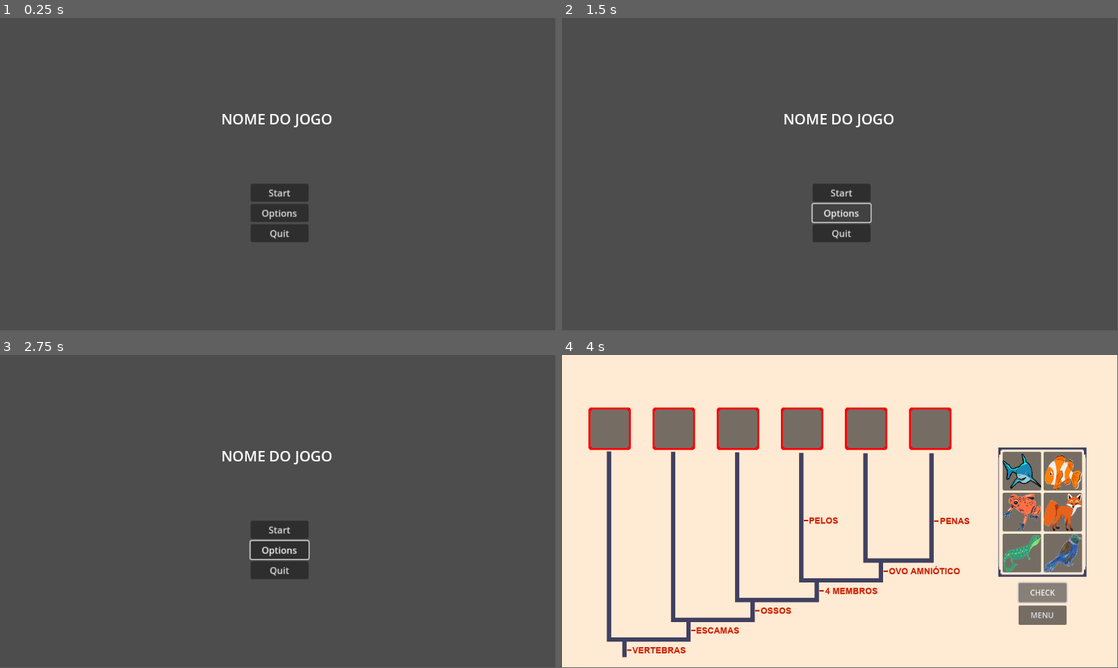
Above: before the commit, frames 1-4 (two rows, left to right).
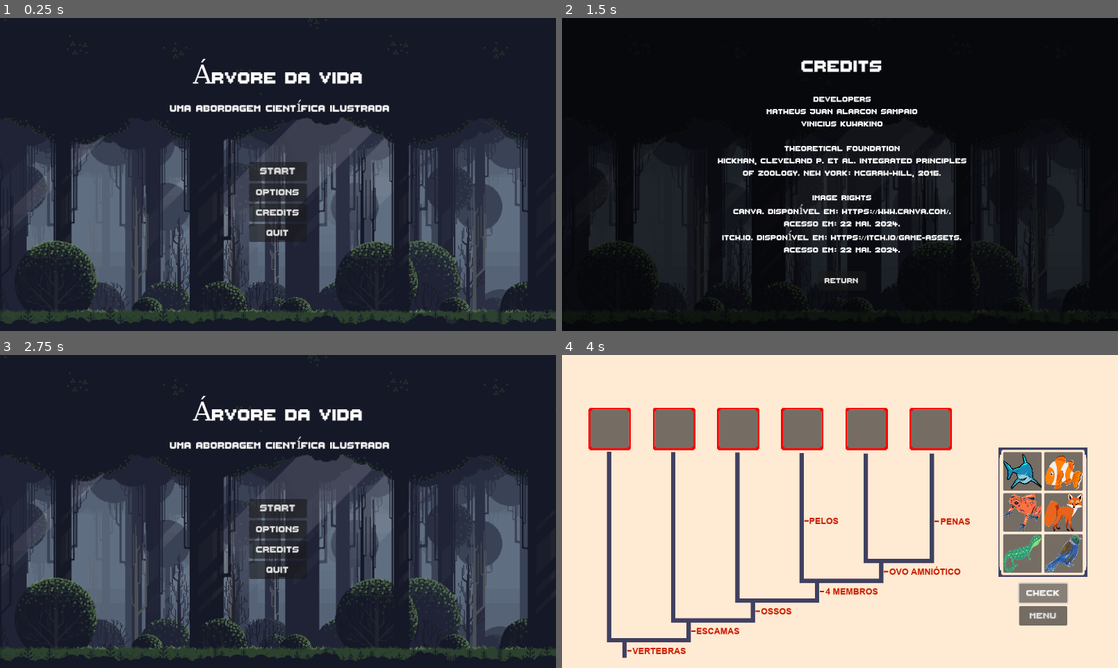
Above: after the commit, the same moments.

Repository: viniciuskuwakino/drag-and-drop-game
Game: Godot game, scene res://Scenes/menu.tscn
Same seed, same stepped clock (60 frames per second), same inputs: the game is played once before the commit and once after it.
Inputs (mouse positions are in pixels of both pictures, inside the frame that each line leads up to):
- Up to frame 1 (0.25 s): no input
- Up to frame 2 (1.5 s): click "Options" at 0.5 s; click (840, 212) at 1.25 s, where only the run after the commit has a clickable "Credits"
- Up to frame 3 (2.75 s): click (278, 617) at 2 s, where only the run after the commit has a clickable "Return"
- Up to frame 4 (4 s): click "Start" at 2.75 s; click "CHECK" at 3.5 s
The window is 799x449 before the commit and 800x450 after it. Grey fills any space a smaller window leaves; there, only what the larger window draws over its background counts as a difference.

The runs differ from the first frame. In frame 1, 87% of the frame differs, in the area x 0-100%, y 0-100%; in frame 2, 99%; in frame 3, 88%; in frame 4, 4.7%.

Commit message:
Final teste piloto

Diff:
--- a/drag-and-drop-juan/Button.gd
+++ b/drag-and-drop-juan/Button.gd
@@ -1,5 +1,7 @@
 extends Button
 
+@onready var congratsPanel = get_node("%CongratsPanel")
+@onready var coverPanel = get_node("%CoverPanel")
 
 # Called when the node enters the scene tree for the first time.
 func _ready():
@@ -13,16 +15,19 @@
 
 func _on_pressed():
 	var node = get_tree().get_nodes_in_group("check")
-	#node[0].wrong_answer()
-	#node[1].right_answer()
+	var count = 0
 	for i in range(len(node)):
-		#print(node[i].get_image_name())
-		#print(ImgData.get_img_name(i))
 		if node[i].get_image_name() == ImgData.get_img_name(i):
 			node[i].right_answer()
+			count += 1
 		else:
 			node[i].wrong_answer()
 
-		print(node[i].get_image_name())
-		#print("Especie: " + i.name)
-		#print("ID imagem: " + str(i.id_image) + ", ID box: " + str(i.boxId))
+		#print(node[i].get_image_name())
+		if count == len(node):
+			congratsPanel.visible = true
+			coverPanel.visible = true
+			var tween = congratsPanel.create_tween()
+			tween.tween_property(congratsPanel, "position", Vector2(350,200), 0.2).set_trans(Tween.TRANS_QUINT).set_ease(Tween.EASE_IN)
+			tween.play()
+			#print("VENCEU")
--- /dev/null
+++ b/drag-and-drop-juan/Fases/fase_1.gd
@@ -0,0 +1,19 @@
+extends Node2D
+
+@onready var congratsPanel = get_node("%CongratsPanel")
+@onready var coverPanel = get_node("%CoverPanel")
+
+# Called when the node enters the scene tree for the first time.
+func _ready():
+	congratsPanel.visible = false
+	coverPanel.visible = false
+
+
+# Called every frame. 'delta' is the elapsed time since the previous frame.
+func _process(delta):
+	pass
+
+
+func _on_return_menu_pressed():
+	#print("PERTOU")
+	get_tree().change_scene_to_file("res://Scenes/menu.tscn")
--- a/drag-and-drop-juan/Fases/fase_1.tscn
+++ b/drag-and-drop-juan/Fases/fase_1.tscn
@@ -1,9 +1,11 @@
-[gd_scene load_steps=12 format=3 uid="uid://dayt2wbu0wj6g"]
-
+[gd_scene load_steps=16 format=3 uid="uid://dayt2wbu0wj6g"]
+
+[ext_resource type="Script" path="res://Fases/fase_1.gd" id="1_fp30s"]
 [ext_resource type="Texture2D" uid="uid://cq6sx5ukuid33" path="res://Assets/nv1.png" id="1_ocumv"]
 [ext_resource type="PackedScene" uid="uid://ciif5xuu6ukdr" path="res://Button/button.tscn" id="2_8o162"]
 [ext_resource type="Texture2D" uid="uid://bppbogyrwymny" path="res://Assets/tubarao.png" id="3_b248m"]
 [ext_resource type="PackedScene" uid="uid://55sd2c34k0lt" path="res://Button/button_back_menu.tscn" id="3_i7t0j"]
+[ext_resource type="FontFile" uid="uid://yckt2g0lqvmo" path="res://Assets/Font/ThaleahFat.ttf" id="3_tvn34"]
 [ext_resource type="Texture2D" uid="uid://xp8wa2dub6dm" path="res://Assets/Bar.png" id="4_2dfrn"]
 [ext_resource type="PackedScene" uid="uid://ce1nb4nwga2pu" path="res://Slot/slots.tscn" id="4_2ldk8"]
 [ext_resource type="Texture2D" uid="uid://b0poispy21hud" path="res://Assets/peixe.png" id="4_t2obl"]
@@ -11,8 +13,11 @@
 [ext_resource type="Texture2D" uid="uid://5rguwfjv32ua" path="res://Assets/raposa.png" id="6_3kg2m"]
 [ext_resource type="Texture2D" uid="uid://doc3cnvjvmmw0" path="res://Assets/lagarto.png" id="7_aoe4w"]
 [ext_resource type="Texture2D" uid="uid://cn67q5pfnw2bd" path="res://Assets/passaro.png" id="8_uiw2s"]
+[ext_resource type="Texture2D" uid="uid://02v1ljsl0fmf" path="res://Assets/UI_Flat_Frame_02_Inward.png" id="14_xxumx"]
+[ext_resource type="Texture2D" uid="uid://g4su02pl3g1y" path="res://Assets/background_panel.png" id="15_e8wma"]
 
 [node name="Fase1" type="Node2D"]
+script = ExtResource("1_fp30s")
 
 [node name="Background_fase1" type="TextureRect" parent="."]
 offset_left = -37.0
@@ -26,12 +31,16 @@
 offset_top = 473.0
 offset_right = 1047.0
 offset_bottom = 513.0
+theme_override_fonts/font = ExtResource("3_tvn34")
+theme_override_font_sizes/font_size = 28
 
 [node name="Back_menu_btn" parent="." instance=ExtResource("3_i7t0j")]
 offset_left = 947.0
 offset_top = 520.0
 offset_right = 1047.0
 offset_bottom = 560.0
+theme_override_fonts/font = ExtResource("3_tvn34")
+theme_override_font_sizes/font_size = 28
 
 [node name="Control" type="Control" parent="."]
 layout_mode = 3
@@ -124,6 +133,70 @@
 [node name="Slot6" parent="Control/Inv2" groups=["check"] instance=ExtResource("4_2ldk8")]
 layout_mode = 2
 
+[node name="CoverPanel" type="Panel" parent="."]
+unique_name_in_owner = true
+offset_left = -76.0
+offset_top = -63.0
+offset_right = -36.0
+offset_bottom = -23.0
+scale = Vector2(34.0756, 20.0923)
+
+[node name="CongratsPanel" type="Panel" parent="."]
+unique_name_in_owner = true
+offset_left = 350.0
+offset_top = 800.0
+offset_right = 850.0
+offset_bottom = 1050.0
+
+[node name="Sprite2D" type="Sprite2D" parent="CongratsPanel"]
+position = Vector2(250, 124)
+scale = Vector2(5.27654, 2.65698)
+texture = ExtResource("14_xxumx")
+
+[node name="ColorRect" type="ColorRect" parent="CongratsPanel"]
+layout_mode = 0
+offset_right = 500.0
+offset_bottom = 250.0
+color = Color(0.168627, 0.32549, 0.376471, 1)
+
+[node name="Sprite2D2" type="Sprite2D" parent="CongratsPanel"]
+position = Vector2(249, 125)
+texture = ExtResource("15_e8wma")
+
+[node name="Label" type="Label" parent="CongratsPanel"]
+layout_mode = 0
+offset_left = 61.0
+offset_top = 21.0
+offset_right = 443.0
+offset_bottom = 80.0
+theme_override_fonts/font = ExtResource("3_tvn34")
+theme_override_font_sizes/font_size = 54
+text = "You Win"
+horizontal_alignment = 1
+
+[node name="Label2" type="Label" parent="CongratsPanel"]
+layout_mode = 0
+offset_left = 47.0
+offset_top = 106.0
+offset_right = 461.0
+offset_bottom = 165.0
+theme_override_fonts/font = ExtResource("3_tvn34")
+theme_override_font_sizes/font_size = 26
+text = "Congratulations!"
+horizontal_alignment = 1
+
+[node name="ReturnMenu" type="Button" parent="CongratsPanel"]
+layout_mode = 0
+offset_left = 205.0
+offset_top = 183.0
+offset_right = 305.0
+offset_bottom = 223.0
+theme_override_fonts/font = ExtResource("3_tvn34")
+theme_override_font_sizes/font_size = 24
+text = "Return"
+
+[connection signal="pressed" from="CongratsPanel/ReturnMenu" to="." method="_on_return_menu_pressed"]
+
 [editable path="Control/Inv/Slot"]
 [editable path="Control/Inv/Slot2"]
 [editable path="Control/Inv/Slot3"]
--- /dev/null
+++ b/drag-and-drop-juan/Panel.gd
@@ -0,0 +1,15 @@
+extends Control
+
+
+# Called when the node enters the scene tree for the first time.
+func _ready():
+	pass # Replace with function body.
+
+
+# Called every frame. 'delta' is the elapsed time since the previous frame.
+func _process(delta):
+	pass
+
+
+func _on_return_pressed():
+	get_tree().change_scene_to_file("res://Scenes/menu.tscn")
--- a/drag-and-drop-juan/Scenes/menu.gd
+++ b/drag-and-drop-juan/Scenes/menu.gd
@@ -1,9 +1,10 @@
 extends Control
 
+@onready var creditsPanel = get_node("%CreditsPanel")
 
 # Called when the node enters the scene tree for the first time.
 func _ready():
-	pass # Replace with function body.
+	creditsPanel.visible = false
 
 
 # Called every frame. 'delta' is the elapsed time since the previous frame.
@@ -16,8 +17,16 @@
 
 
 func _on_options_pressed():
-	print("Options")
+	#print("Options")
+	pass
+
+func _on_credits_pressed():
+	creditsPanel.visible = true
 
 
 func _on_exit_pressed():
 	get_tree().quit()
+
+
+func _on_return_menu_pressed():
+	creditsPanel.visible = false
--- a/drag-and-drop-juan/Scenes/menu.tscn
+++ b/drag-and-drop-juan/Scenes/menu.tscn
@@ -1,6 +1,8 @@
-[gd_scene load_steps=2 format=3 uid="uid://0mvyc4vre5wy"]
+[gd_scene load_steps=4 format=3 uid="uid://0mvyc4vre5wy"]
 
 [ext_resource type="Script" path="res://Scenes/menu.gd" id="1_8jydr"]
+[ext_resource type="Texture2D" uid="uid://ob6qvhveao76" path="res://Assets/Background.png" id="2_bha2r"]
+[ext_resource type="FontFile" uid="uid://yckt2g0lqvmo" path="res://Assets/Font/ThaleahFat.ttf" id="3_udtnv"]
 
 [node name="Menu" type="Control"]
 layout_mode = 3
@@ -12,18 +14,40 @@
 grow_vertical = 2
 script = ExtResource("1_8jydr")
 
+[node name="Sprite2D" type="Sprite2D" parent="."]
+position = Vector2(576, -213)
+scale = Vector2(1.5, 1.5)
+texture = ExtResource("2_bha2r")
+
 [node name="Title" type="Label" parent="."]
 layout_mode = 1
 anchors_preset = 5
 anchor_left = 0.5
 anchor_right = 0.5
-offset_left = -117.0
-offset_top = -136.0
-offset_right = 117.0
-offset_bottom = -94.0
+offset_left = -181.5
+offset_top = -232.0
+offset_right = 181.5
+offset_bottom = -159.0
 grow_horizontal = 2
+theme_override_fonts/font = ExtResource("3_udtnv")
+theme_override_font_sizes/font_size = 54
+text = "Árvore da vida"
+horizontal_alignment = 1
+
+[node name="Title2" type="Label" parent="."]
+layout_mode = 1
+anchors_preset = 5
+anchor_left = 0.5
+anchor_right = 0.5
+offset_left = -252.0
+offset_top = -154.0
+offset_right = 261.0
+offset_bottom = -112.0
+grow_horizontal = 2
+theme_override_fonts/font = ExtResource("3_udtnv")
 theme_override_font_sizes/font_size = 30
-text = "NOME DO JOGO"
+text = "uma abordagem científica ilustrada"
+horizontal_alignment = 1
 
 [node name="VBoxContainer" type="VBoxContainer" parent="."]
 layout_mode = 1
@@ -32,26 +56,100 @@
 anchor_top = 0.5
 anchor_right = 0.5
 anchor_bottom = 0.5
-offset_left = -56.0
-offset_top = 19.5
-offset_right = 44.0
-offset_bottom = 120.5
+offset_left = -60.0
+offset_top = -25.0
+offset_right = 40.0
+offset_bottom = 111.0
 grow_horizontal = 2
 grow_vertical = 2
 scale = Vector2(1.2, 1.2)
 
 [node name="Start" type="Button" parent="VBoxContainer"]
 layout_mode = 2
+theme_override_fonts/font = ExtResource("3_udtnv")
+theme_override_font_sizes/font_size = 26
 text = "Start"
 
 [node name="Options" type="Button" parent="VBoxContainer"]
 layout_mode = 2
+theme_override_fonts/font = ExtResource("3_udtnv")
+theme_override_font_sizes/font_size = 24
 text = "Options"
+
+[node name="Credits" type="Button" parent="VBoxContainer"]
+layout_mode = 2
+theme_override_fonts/font = ExtResource("3_udtnv")
+theme_override_font_sizes/font_size = 24
+text = "Credits
+"
 
 [node name="Exit" type="Button" parent="VBoxContainer"]
 layout_mode = 2
+theme_override_fonts/font = ExtResource("3_udtnv")
+theme_override_font_sizes/font_size = 24
 text = "Quit"
+
+[node name="CreditsPanel" type="Panel" parent="."]
+unique_name_in_owner = true
+visible = false
+layout_mode = 0
+offset_left = 323.0
+offset_top = -250.0
+offset_right = 823.0
+offset_bottom = 250.0
+
+[node name="Sprite2D" type="Sprite2D" parent="CreditsPanel"]
+self_modulate = Color(0.329412, 0.329412, 0.329412, 1)
+position = Vector2(253, 37)
+scale = Vector2(1.5, 1.5)
+texture = ExtResource("2_bha2r")
+
+[node name="Label" type="Label" parent="CreditsPanel"]
+layout_mode = 0
+offset_left = 148.0
+offset_top = 1.0
+offset_right = 368.0
+offset_bottom = 60.0
+theme_override_fonts/font = ExtResource("3_udtnv")
+theme_override_font_sizes/font_size = 54
+text = "Credits"
+horizontal_alignment = 1
+
+[node name="Label2" type="Label" parent="CreditsPanel"]
+layout_mode = 0
+offset_left = -4.0
+offset_top = 83.0
+offset_right = 520.0
+offset_bottom = 427.0
+theme_override_fonts/font = ExtResource("3_udtnv")
+theme_override_font_sizes/font_size = 24
+text = "Developers
+Matheus Juan Alarcon Sampaio
+Vinicius Kuwakino
+
+Theoretical foundation
+HICKMAN, Cleveland P. et al. Integrated principles
+of zoology. New York: McGraw-Hill, 2016.
+
+Image rights
+Canva. Disponível em: https://www.canva.com/.
+Acesso em: 22 mai. 2024.
+Itch.io. Disponível em: https://itch.io/game-assets.
+Acesso em: 22 mai. 2024."
+horizontal_alignment = 1
+
+[node name="ReturnMenu" type="Button" parent="CreditsPanel"]
+layout_mode = 0
+offset_left = 207.0
+offset_top = 450.0
+offset_right = 307.0
+offset_bottom = 490.0
+theme_override_fonts/font = ExtResource("3_udtnv")
+theme_override_font_sizes/font_size = 24
+text = "Return"
 
 [connection signal="pressed" from="VBoxContainer/Start" to="." method="_on_start_pressed"]
 [connection signal="pressed" from="VBoxContainer/Options" to="." method="_on_options_pressed"]
+[connection signal="pressed" from="VBoxContainer/Credits" to="." method="_on_credits_pressed"]
 [connection signal="pressed" from="VBoxContainer/Exit" to="." method="_on_exit_pressed"]
+[connection signal="pressed" from="CreditsPanel/ReturnMenu" to="." method="_on_return_menu_pressed"]
--- a/drag-and-drop-juan/project.godot
+++ b/drag-and-drop-juan/project.godot
@@ -19,6 +19,11 @@
 
 ImgData="*res://Database/database.gd"
 
+[display]
+
+window/stretch/mode="canvas_items"
+window/stretch/aspect="expand"
+
 [input]
 
 click={
Binary file added: drag-and-drop-juan/Assets/Background.png
Not shown, added: drag-and-drop-juan/Assets/Background.png.import
Binary file added: drag-and-drop-juan/Assets/Font/ThaleahFat.ttf
Not shown, added: drag-and-drop-juan/Assets/Font/ThaleahFat.ttf.import
Binary file added: drag-and-drop-juan/Assets/UI_Flat_Frame_02_Inward.png
Not shown, added: drag-and-drop-juan/Assets/UI_Flat_Frame_02_Inward.png.import
Binary file added: drag-and-drop-juan/Assets/background_panel.png
Not shown, added: drag-and-drop-juan/Assets/background_panel.png.import
Binary file added: drag-and-drop-juan/Assets/button.png
Not shown, added: drag-and-drop-juan/Assets/button.png.import
Binary file added: drag-and-drop-juan/Assets/t1.png
Not shown, added: drag-and-drop-juan/Assets/t1.png.import
(and 3 more such lines)
